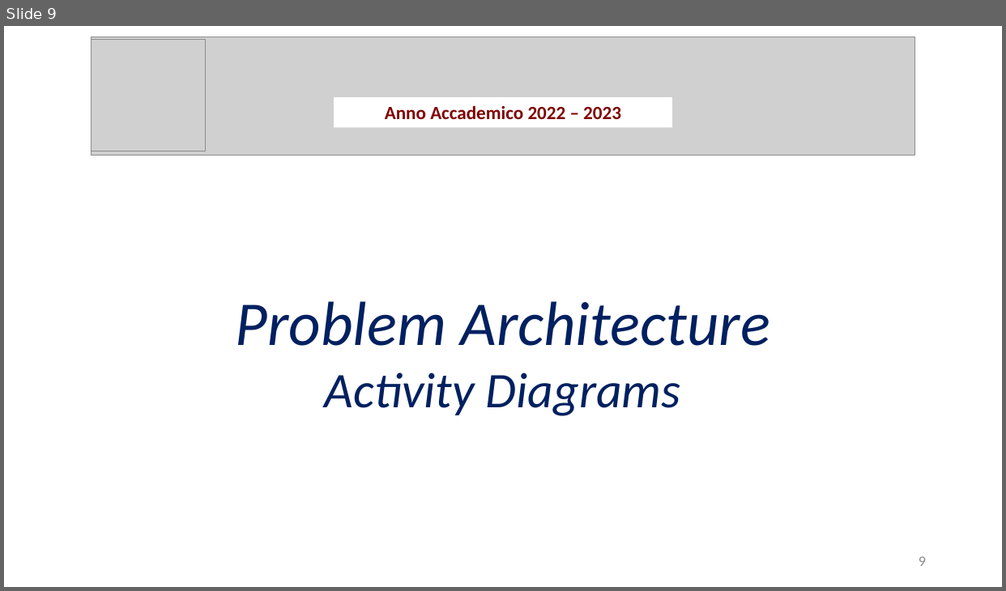
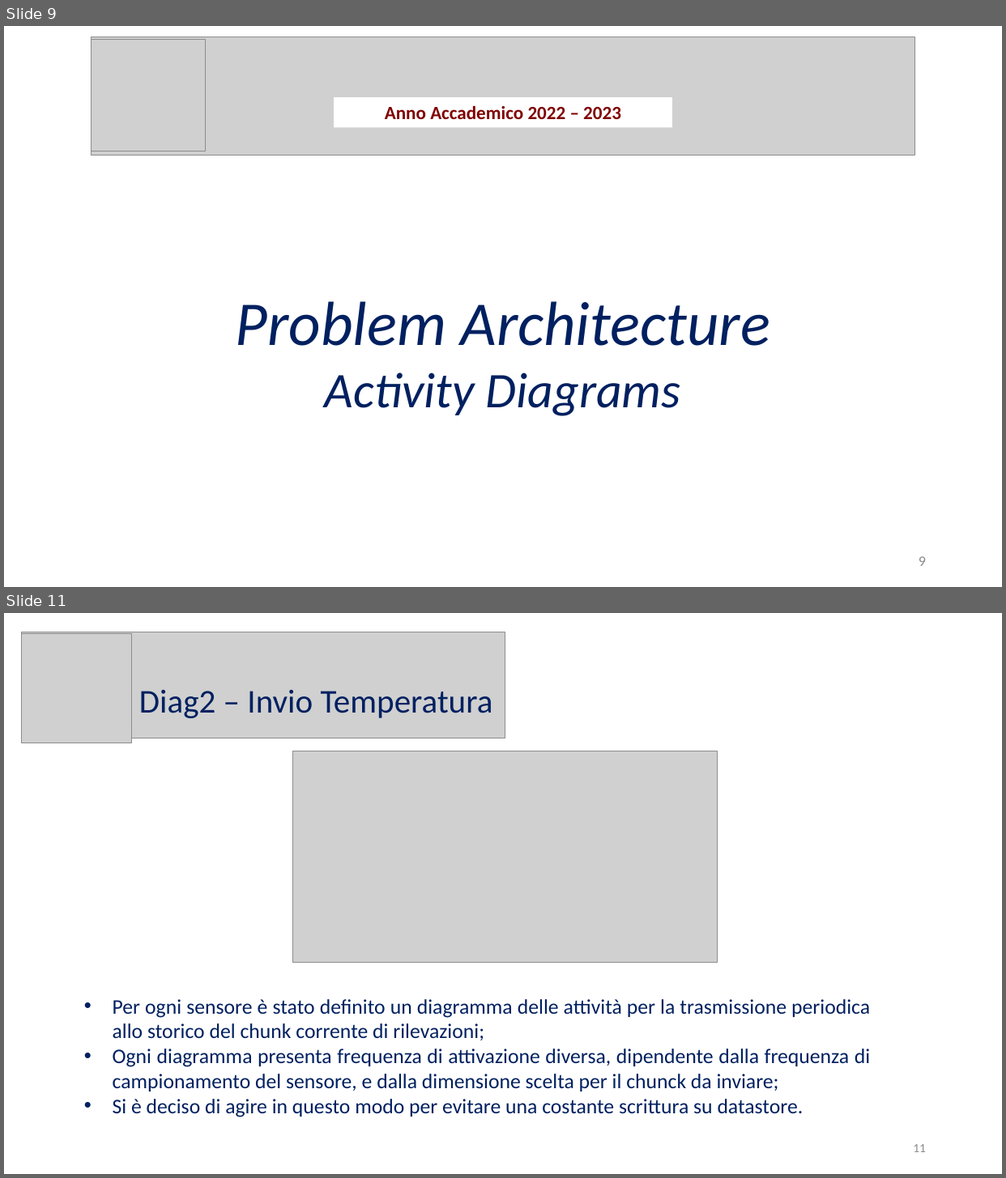
Before and after one commit to Wonderjack996/unimib-software-architecture, a slide deck: Progetto/Presentazione.pptx. Shown one above the other, each under a label of ours: slide 9 before the commit, slides 9 and 11 after it; the slides between them are not shown. The pictures are 1006x591 and 1006x1178 pixels, drawn with LibreOffice and Linux fonts; fonts in the diff are those of the drawing; grey boxes stand for pictures. Boxes give left, top, right and bottom in pixels: in the first picture for what was removed or moved away, otherwise in the second. Text is boxed around its words. In the diff, an @@ line names an element or a change of style, - is before the commit and + after.

```diff
--- a/Progetto/Presentazione.pptx
+++ b/Progetto/Presentazione.pptx
@@ slide 11 added at <box>4,613,1002,1174</box>, background #FFFFFF @@
@@ picture added at <box>22,632,505,738</box> @@
@@ picture added at <box>22,634,132,743</box> @@
@@ text added at <box>139,690,493,718</box>, 32 pt, text #002060 @@
+Diag2 – Invio Temperatura
@@ picture added at <box>293,751,718,963</box> @@
@@ text added at <box>113,999,870,1118</box>, 20 pt, text #002060 @@
+• Per ogni sensore è stato definito un diagramma delle attività per la trasmissione periodica allo storico del chunk corrente di rilevazioni;
+• Ogni diagramma presenta frequenza di attivazione diversa, dipendente dalla frequenza di campionamento del sensore, e dalla dimensione scelta per il chunck da inviare;
+• Si è deciso di agire in questo modo per evitare una costante scrittura su datastore.
@@ page number added at <box>913,1144,926,1152</box>, 12 pt, text #8C8C8C @@
+11
```
Also in this commit, not shown: 6 slides changed, 40 other slides added, 13 other files.
